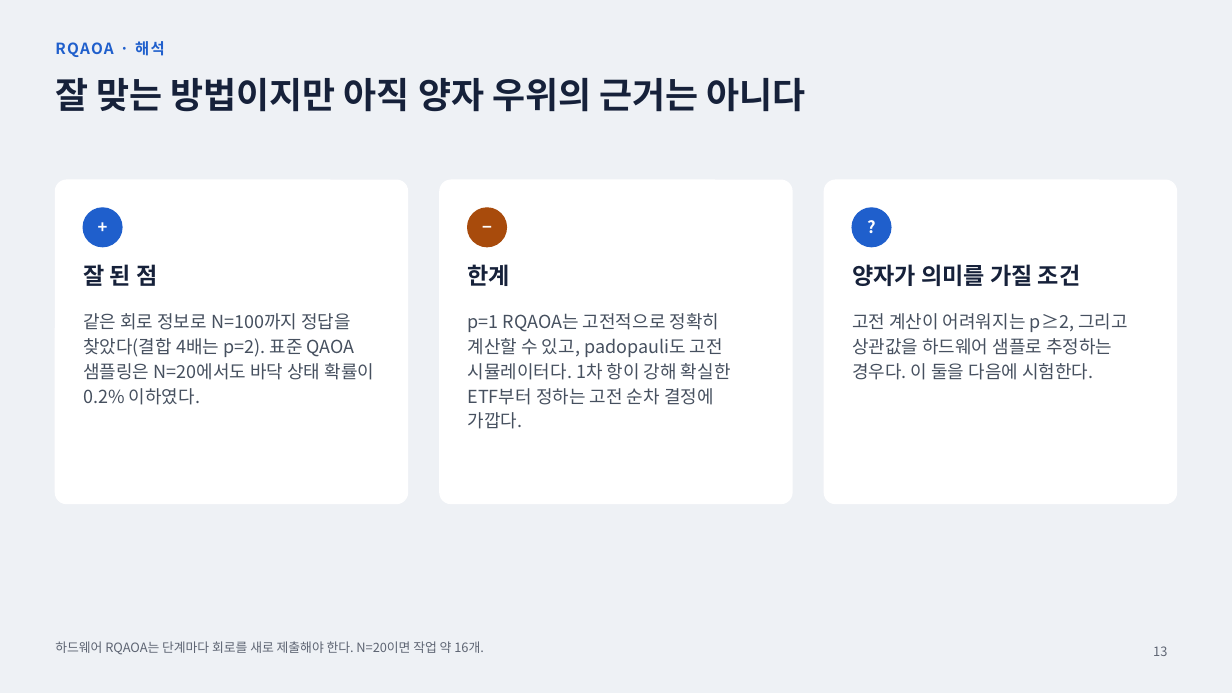
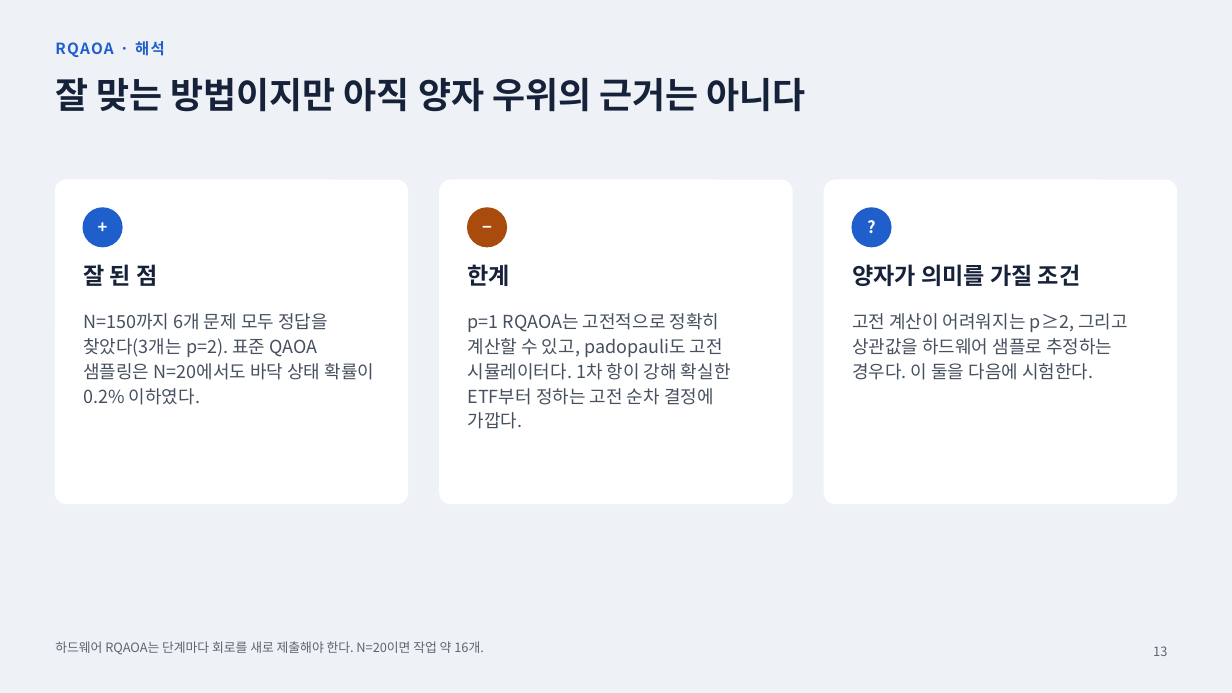
Before and after one commit to 202155570/norma-qaoa, a slide deck: slide 13 of docs/qaoa_research_report_2026-11-19.pptx. Drawn at 1232x693 pixels with LibreOffice and Linux fonts; fonts in the diff are those of the drawing. Boxes give left, top, right and bottom in pixels: in the first picture for what was removed or moved away, otherwise in the second. Text is boxed around its words. In the diff, an @@ line names an element or a change of style, - is before the commit and + after.

```diff
--- a/docs/qaoa_research_report_2026-11-19.pptx
+++ b/docs/qaoa_research_report_2026-11-19.pptx
@@ text at (x1=83, y1=313, x2=374, y2=405): text changed @@
-같은 회로 정보로 N=100까지 정답을 찾았다(결합 4배는 p=2). 표준 QAOA 샘플링은 N=20에서도 바닥 상태 확률이 0.2% 이하였다.
+N=150까지 6개 문제 모두 정답을 찾았다(3개는 p=2). 표준 QAOA 샘플링은 N=20에서도 바닥 상태 확률이 0.2% 이하였다.
```
Also in this commit, not shown: 3 other slides changed, 6 other files.
